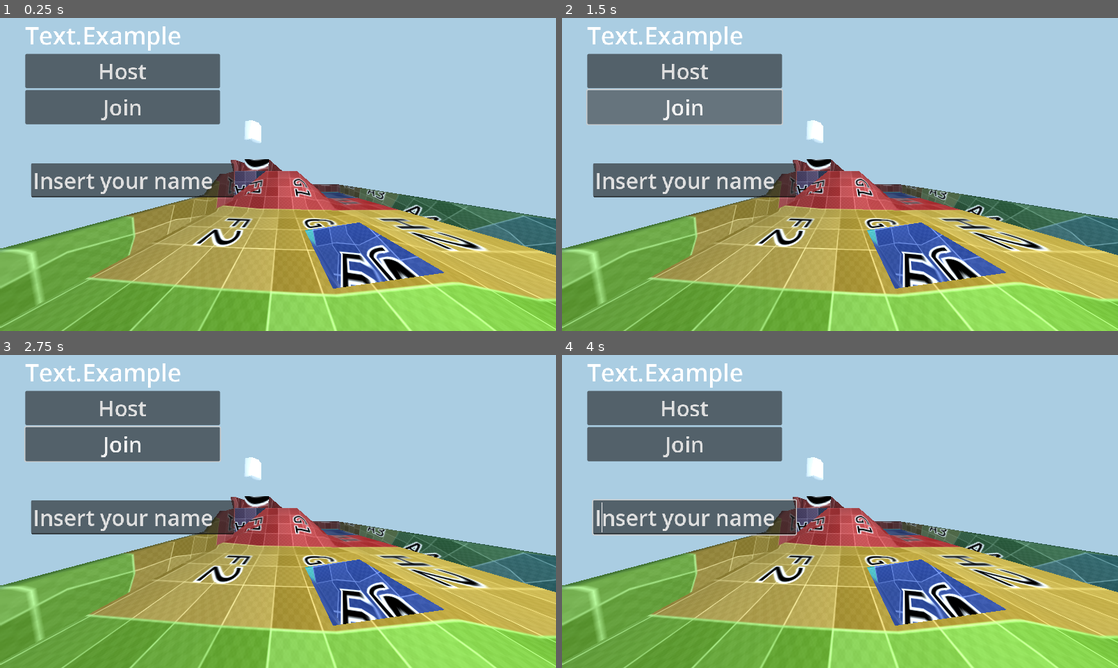
Above: before the commit, frames 1-4 (two rows, left to right).
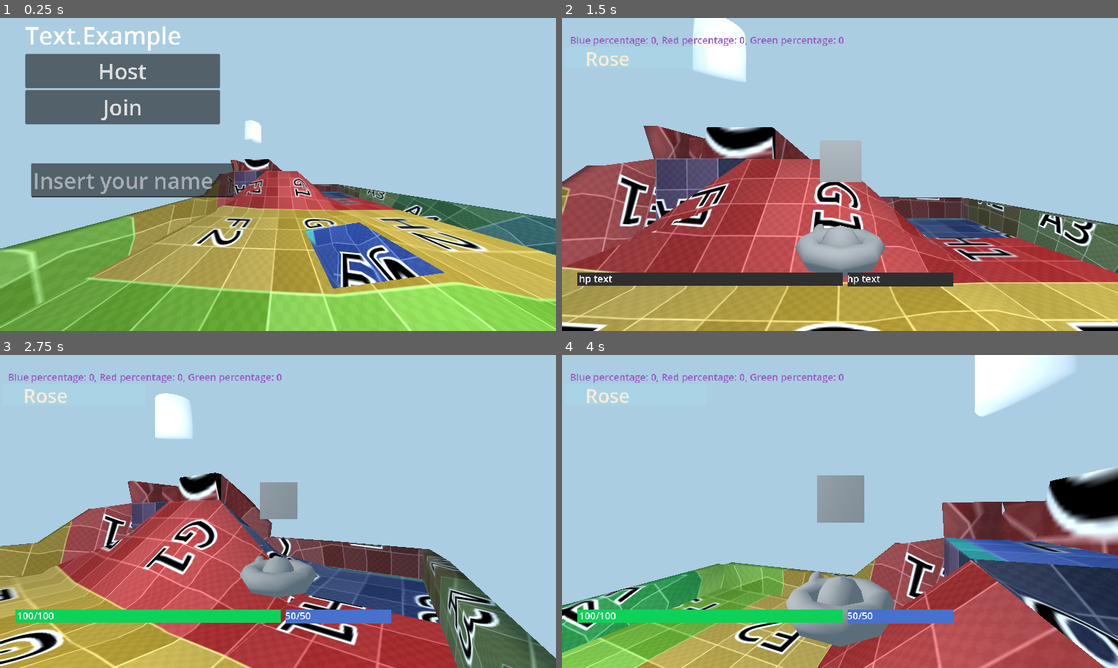
Above: after the commit, the same moments.

Repository: That-Ja/paint_superpowers_shooter
Game: Godot game, scene res://Maps/sm_sexy_map/Files/sexy_map.tscn
Two runs of this game, one before a commit and one after it. Both use one fixed random seed, a clock stepped at 60 frames per second and the inputs below.
Inputs (mouse positions are in pixels of both pictures, inside the frame that each line leads up to):
- Up to frame 1 (0.25 s): no input
- Up to frame 2 (1.5 s): click "Host" at 0.5 s; click (684, 105) at 1.25 s, where only the run before the commit has a clickable "Join"
- Up to frame 3 (2.75 s): move the mouse to (400, 495) at 2.02 s; hold Right (ui_right) from 2.03 s (still down); hold Right mouse button (Aim) from 2.03 s (still down)
- Up to frame 4 (4 s): move the mouse to (728, 527) at 2.77 s; release Right (ui_right) at 2.78 s; release Right mouse button (Aim) at 2.78 s; hold Down (ui_down) 2.78-3.53 s; tap Ctrl (Burrowing) at 2.85 s; move the mouse to (895, 442) at 3.52 s; hold Right (ui_right) from 3.53 s (still down); click (895, 442) at 3.6 s

The runs differ from the first frame. In frame 1, 0.5% of the frame differs, in the area x 6-39%, y 49-57%; in frame 2, 60%; in frame 3, 58%; in frame 4, 61%, in the area x 0-100%, y 0-100%.
Error before the commit: Invalid access to property or key 'text' on a base object of type 'null instance'. (res://Assets/Services/multiplayer_menu.gd:11)

Commit message:
Custom names added
Now you can change your name.

Diff:
--- a/Paint Superpowers Shooter/Characters/Placeholder_Char/Code/life_bar.gd
+++ b/Paint Superpowers Shooter/Characters/Placeholder_Char/Code/life_bar.gd
@@ -11,6 +11,7 @@
 	if !is_multiplayer_authority():
 		return
 	if Config.player_name !="":
+		$Name.text = Config.player_name
 		return
 	var male_random_names :Array = ['Patrick','Danny','Russel','Freddie','Clyde',
 	'Wesley','Michael','Todd','Benjamin','Tom','Herbert','Bernand','Matthew','Vicent']
--- /dev/null
+++ b/Paint Superpowers Shooter/Maps/sm_sexy_map/Files/map_hosting_ui.tscn
@@ -0,0 +1,45 @@
+[gd_scene load_steps=3 format=3 uid="uid://bnwxra6il2tjb"]
+
+[ext_resource type="LabelSettings" uid="uid://b5v7x2supt2ds" path="res://Assets/Services/label_basic_menu_1.tres" id="1_8yysp"]
+[ext_resource type="Theme" uid="uid://bg2i0n2m33ku7" path="res://Assets/Services/button_ui_menu1.tres" id="2_013rf"]
+
+[node name="UI" type="CanvasLayer"]
+
+[node name="Multiplayer" type="Control" parent="."]
+layout_mode = 3
+anchors_preset = 15
+anchor_right = 1.0
+anchor_bottom = 1.0
+grow_horizontal = 2
+grow_vertical = 2
+size_flags_horizontal = 4
+
+[node name="VBoxContainer" type="VBoxContainer" parent="Multiplayer"]
+layout_mode = 0
+offset_left = 51.0
+offset_right = 455.0
+offset_bottom = 219.0
+
+[node name="Label" type="Label" parent="Multiplayer/VBoxContainer"]
+layout_mode = 2
+text = "Text.Example"
+label_settings = ExtResource("1_8yysp")
+
+[node name="Host" type="Button" parent="Multiplayer/VBoxContainer"]
+layout_mode = 2
+theme = ExtResource("2_013rf")
+text = "Host"
+
+[node name="Join" type="Button" parent="Multiplayer/VBoxContainer"]
+layout_mode = 2
+theme = ExtResource("2_013rf")
+text = "Join"
+
+[node name="EditName" type="LineEdit" parent="Multiplayer/VBoxContainer/Join"]
+unique_name_in_owner = true
+layout_mode = 0
+offset_left = 12.0
+offset_top = 152.0
+offset_right = 433.0
+offset_bottom = 223.0
+placeholder_text = "Insert your name"
--- a/Paint Superpowers Shooter/Maps/sm_sexy_map/Files/sexy_map.tscn
+++ b/Paint Superpowers Shooter/Maps/sm_sexy_map/Files/sexy_map.tscn
@@ -21,6 +21,7 @@
 fog_height_density = -0.5
 
 [sub_resource type="ShaderMaterial" id="ShaderMaterial_md8sx"]
+resource_local_to_scene = true
 resource_name = "PaintShader"
 render_priority = 0
 shader = ExtResource("1_i3bit")
@@ -195,20 +196,18 @@
 theme = ExtResource("13_djsah")
 text = "Join"
 
-[node name="LineEdit" type="LineEdit" parent="Multiplayer_menu/UI/Multiplayer/VBoxContainer/Join"]
+[node name="EditName" type="LineEdit" parent="Multiplayer_menu/UI/Multiplayer/VBoxContainer/Join"]
 unique_name_in_owner = true
 layout_mode = 0
 offset_left = 12.0
 offset_top = 152.0
 offset_right = 433.0
 offset_bottom = 223.0
-text = "Insert your name"
-placeholder_text = "No name"
+placeholder_text = "Insert your name"
 
 [node name="MultiplayerSpawner" type="MultiplayerSpawner" parent="."]
 _spawnable_scenes = PackedStringArray("res://Characters/Placeholder_Char/smoll_char.tscn")
 spawn_path = NodePath("../Multiplayer_menu")
 
-[connection signal="transf_blue_percent" from="Global_Config/ScoreCalculator" to="Global_Config" method="_on_score_calculator_transf_blue_percent"]
 [connection signal="pressed" from="Multiplayer_menu/UI/Multiplayer/VBoxContainer/Host" to="Multiplayer_menu" method="_on_host_pressed"]
 [connection signal="pressed" from="Multiplayer_menu/UI/Multiplayer/VBoxContainer/Join" to="Multiplayer_menu" method="_on_join_pressed"]
